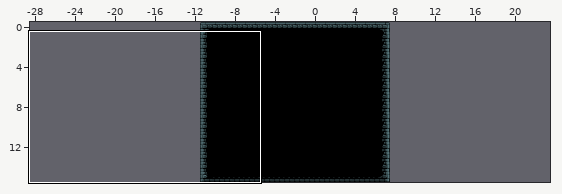
Tiled map, stored at Content/Maps/Green/Green.tmx. Above, an overview of the earlier version with the close-up marked.
Close-up. Earlier state:
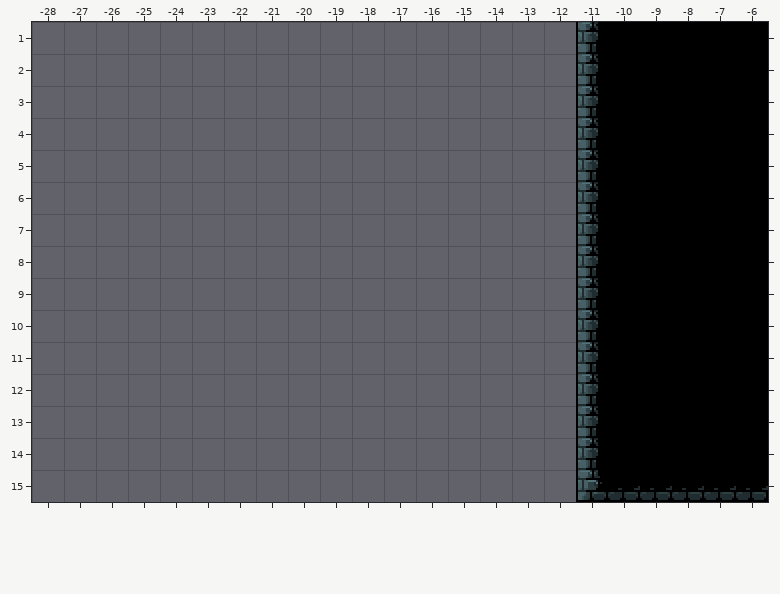
Cells are 16x16 px. Shown: x -28..-6, y 1..15. The commit also changed other parts of the map, which this record leaves out.
The result:
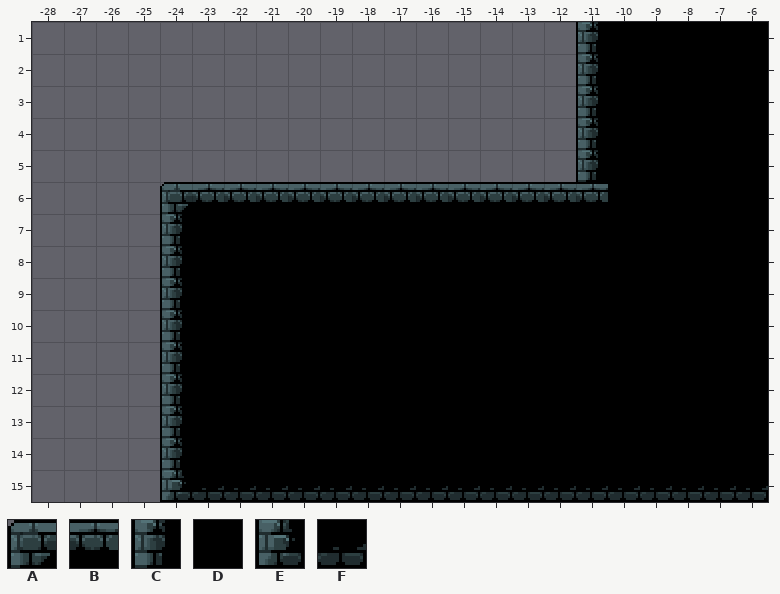
Key: from "Atlas": A 506, B 507, C 530, D 531, E 554, F 555.
_ is an empty cell, . an unchanged one.
The exact change:
--- layer "Main"
@@ x -24..-11 @@
- 6 _____________C
- 7 _____________C
- 8 _____________C
- 9 _____________C
-10 _____________C
-11 _____________C
-12 _____________C
-13 _____________C
-14 _____________C
-15 _____________E
+ 6 ABBBBBBBBBBBBB
+ 7 CDDDDDDDDDDDDD
+ 8 CDDDDDDDDDDDDD
+ 9 CDDDDDDDDDDDDD
+10 CDDDDDDDDDDDDD
+11 CDDDDDDDDDDDDD
+12 CDDDDDDDDDDDDD
+13 CDDDDDDDDDDDDD
+14 CDDDDDDDDDDDDD
+15 EFFFFFFFFFFFFF
Pixel boxes of the changes (left, top, right, bottom) in both close-ups:
changed: (160, 182, 608, 502)
